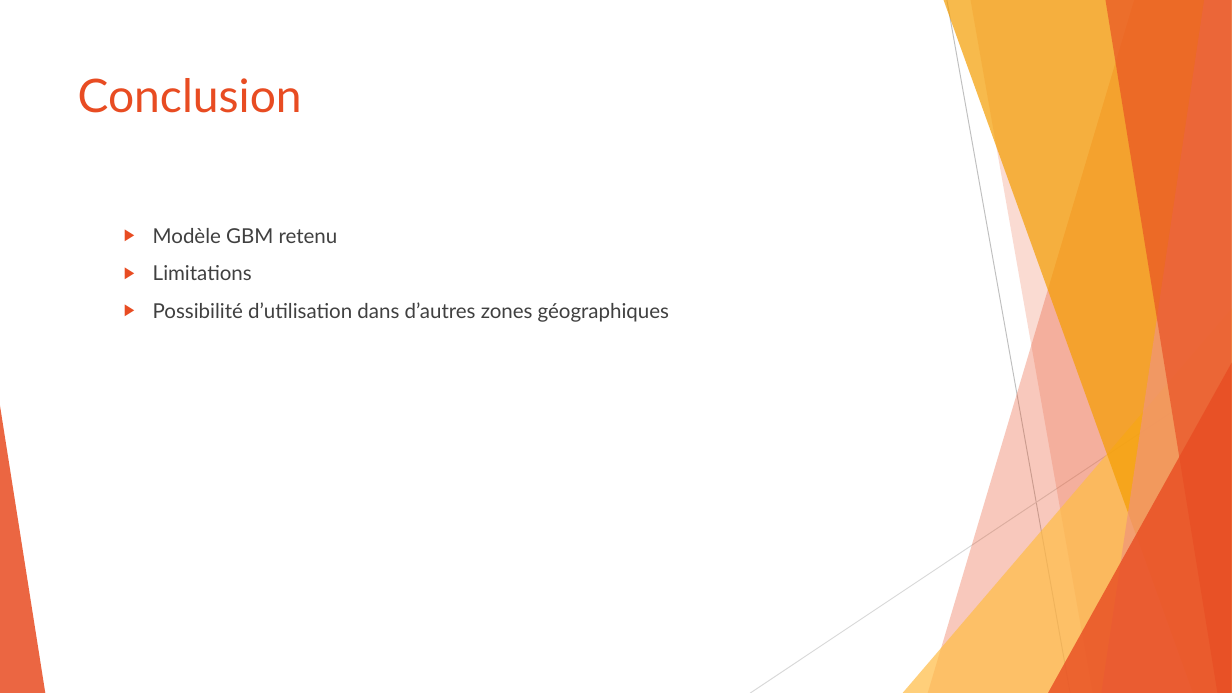
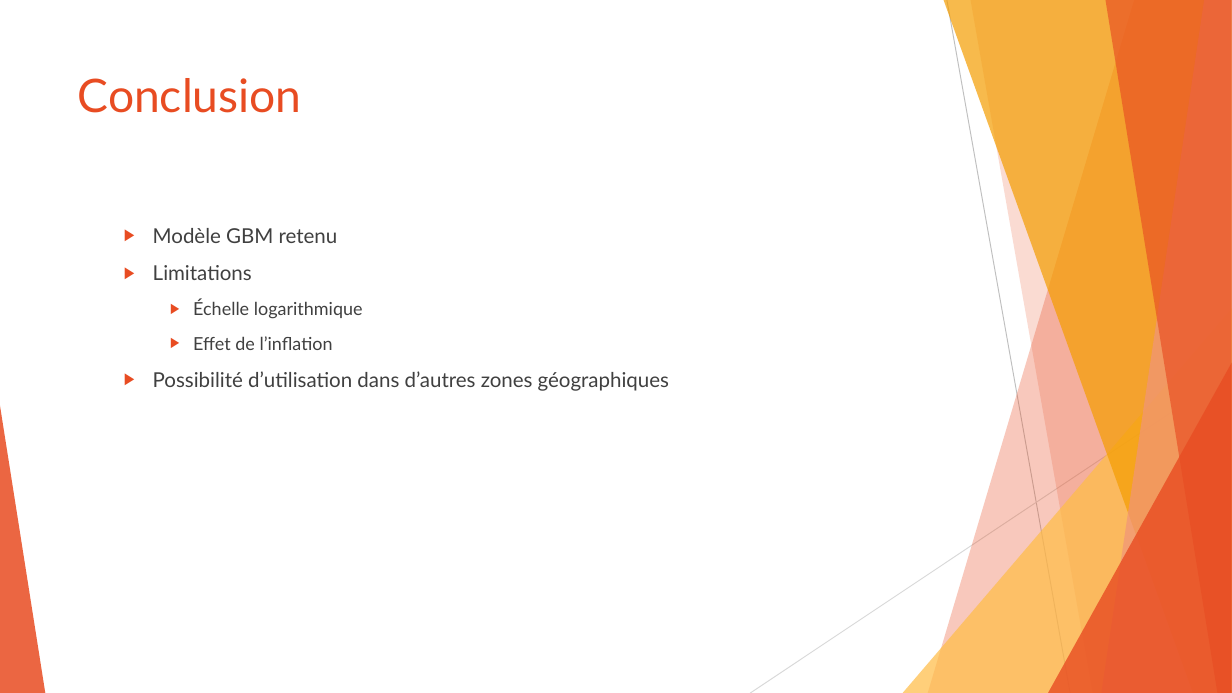
Before and after one commit to SamuelProvencher/TP-Apprentissage, a slide deck: slide 26 of PP.pptx (slide 25 before the commit). Drawn at 1232x693 pixels with LibreOffice and Linux fonts; fonts in the diff are those of the drawing. Boxes give left, top, right and bottom in pixels: in the first picture for what was removed or moved away, otherwise in the second. Text is boxed around its words. In the diff, an @@ line names an element or a change of style, - is before the commit and + after.

```diff
--- a/PP.pptx
+++ b/PP.pptx
@@ text at box(193, 300, 363, 350): paragraphs added @@
+    ▶ Échelle logarithmique
+    ▶ Effet de l’inflation
```
Also in this commit, not shown: 5 other slides changed, 3 slides added, 1 slide removed, 3 other files.
